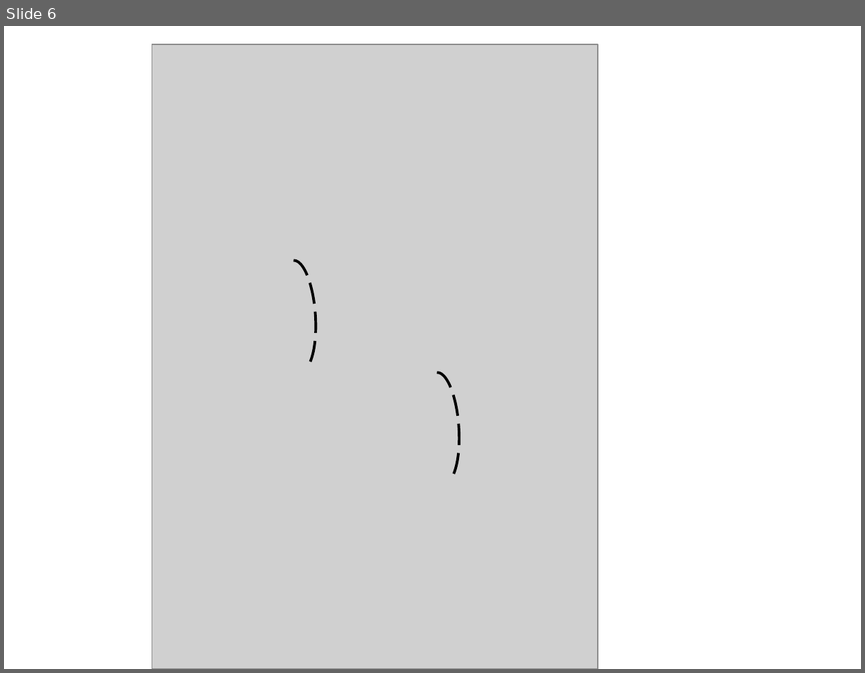
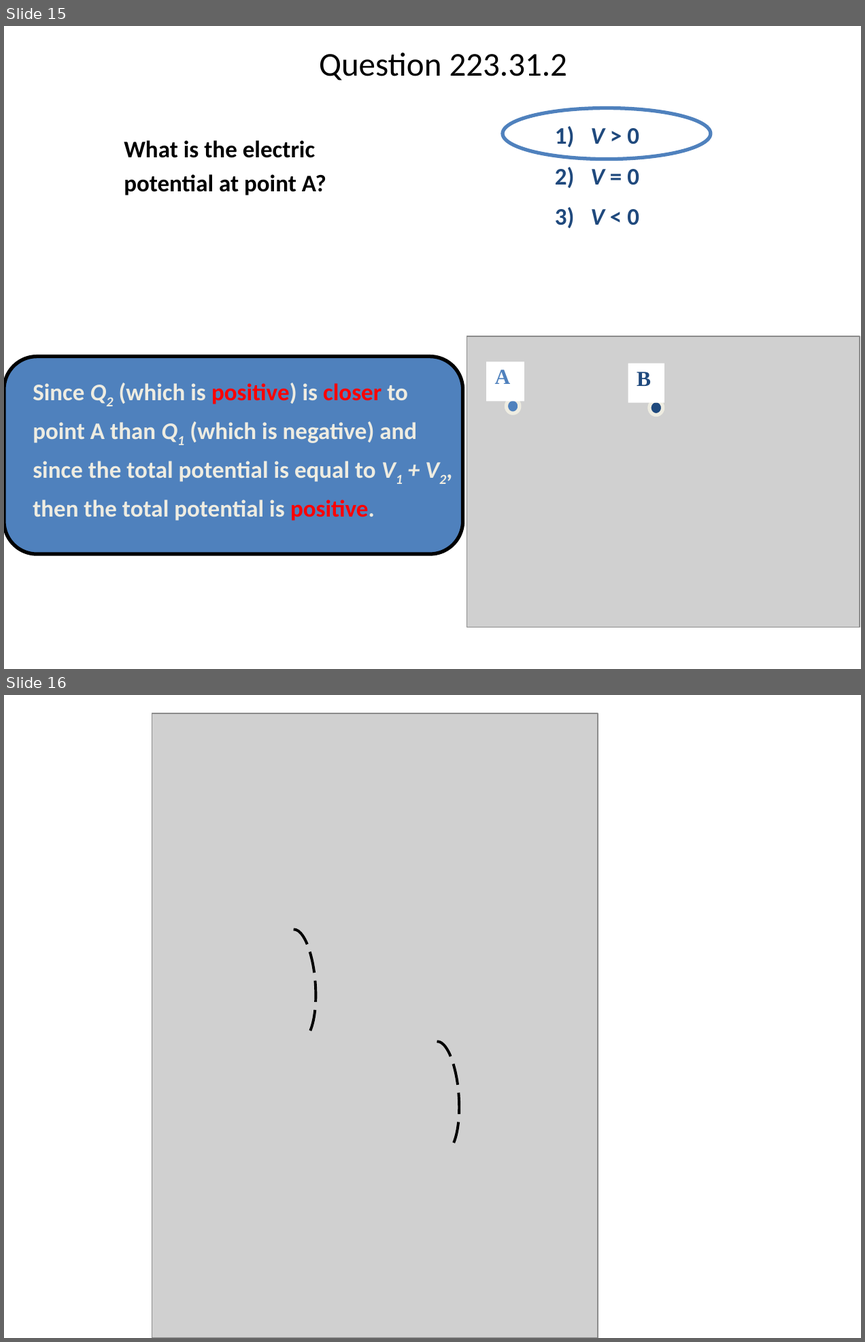
Before and after one commit to rtlines/PH223-Engineering-Physics, a slide deck: Slides/PH223_Lecture_31.pptx. Shown one above the other, each under a label of ours: slide 6 before the commit, slides 15 and 16 after it. The pictures are 865x673 and 865x1342 pixels, drawn with LibreOffice and Linux fonts; fonts in the diff are those of the drawing; grey boxes stand for pictures. Boxes give left, top, right and bottom in pixels: in the first picture for what was removed or moved away, otherwise in the second. Text is boxed around its words. In the diff, an @@ line names an element or a change of style, - is before the commit and + after.

```diff
--- a/Slides/PH223_Lecture_31.pptx
+++ b/Slides/PH223_Lecture_31.pptx
@@ slide 15 added at <box>4,26,861,669</box>, background #FFFFFF @@
@@ title added at <box>319,53,567,80</box>, 28 pt, text #000000 @@
+Question 223.31.2
@@ ellipse added at <box>502,108,711,160</box>, outline #4F81BD 3 pt @@
@@ text added at <box>555,126,639,228</box>, 20 pt, text #1F497D, bold @@
+1) V > 0
+2) V = 0
+3) V < 0
@@ text added at <box>124,140,326,195</box>, 20 pt, text #000000, bold @@
+What is the electric potential at point A?
@@ rounded rectangle added at <box>4,356,462,554</box>, fill #4F81BD, outline #000000 3 pt @@
@@ group added at <box>466,336,859,626</box>: 2 ellipses, 2 rectangles, 1 picture @@
+A
+B
@@ text added at <box>33,382,417,520</box>, 20 pt, text #EEECE1, bold @@
+Since Q2 (which is positive) is closer to point A than Q1 (which is negative) and since the total potential is equal to V1 + V2, then the total potential is positive.
@@ what was slide 6 is now slide 16 @@
```
Also in this commit, not shown: 24 other slides added, 23 other files.
